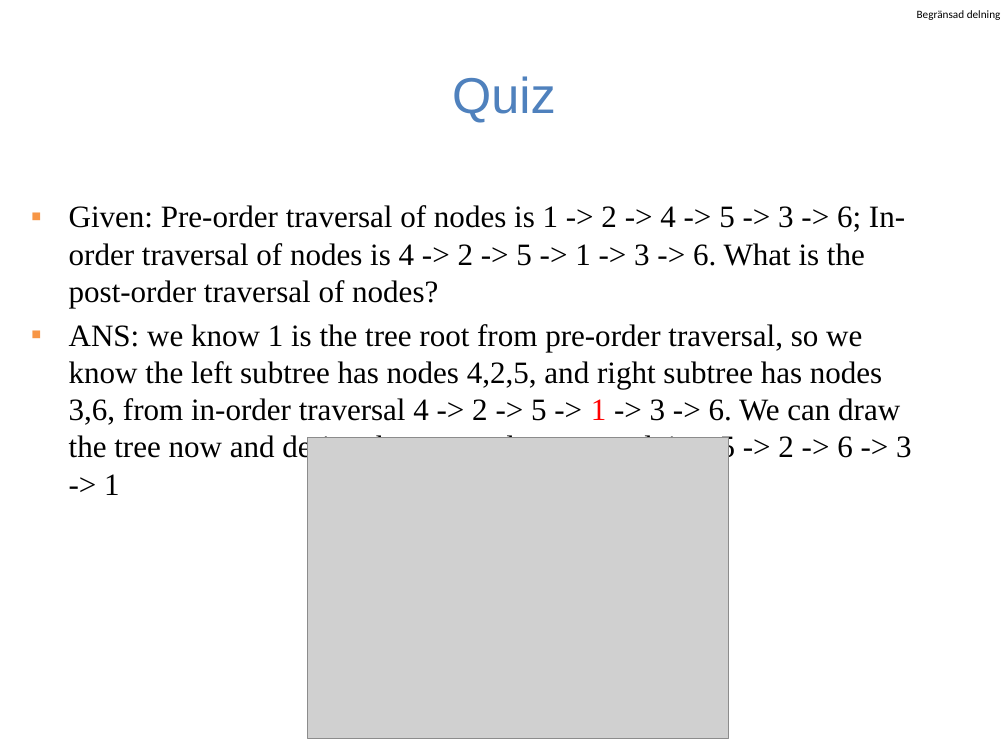
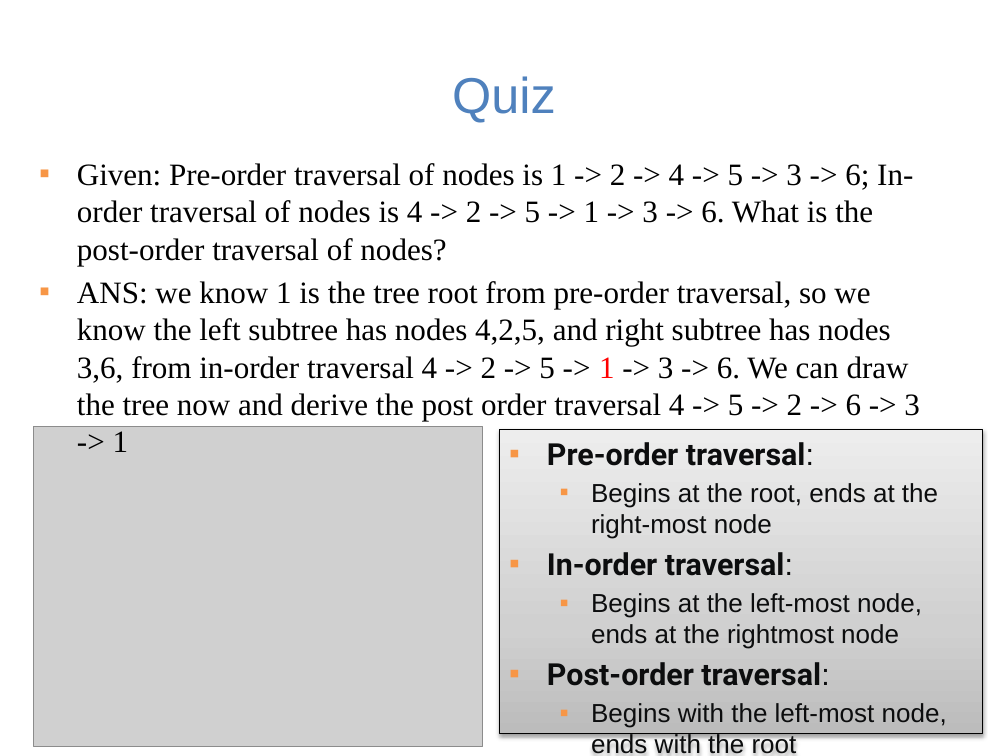
Before and after one commit to guhofstra/CSC111Fa25, a slide deck: slide 55 of PPTs/Lecture 8-binary search tree and trie.pptx (slide 53 before the commit). Drawn at 1008x756 pixels with LibreOffice and Linux fonts; fonts in the diff are those of the drawing; grey boxes stand for pictures. Boxes give left, top, right and bottom in pixels: in the first picture for what was removed or moved away, otherwise in the second. Text is boxed around its words. In the diff, an @@ line names an element or a change of style, - is before the commit and + after.

```diff
--- a/PPTs/Lecture 8-binary search tree and trie.pptx
+++ b/PPTs/Lecture 8-binary search tree and trie.pptx
@@ text removed at <box>917,10,1001,20</box> @@
-Begränsad delning
@@ text "Given: Pre-order traversal of nodes ...": place and size @@
-text "Given: Pre-order traversal of nodes ..." at <box>69,205,912,495</box>
+text "Given: Pre-order traversal of nodes ..." at <box>77,163,920,452</box>
@@ picture: place and size @@
-picture at <box>307,437,728,738</box>
+picture at <box>34,426,483,747</box>
@@ rectangle added at <box>499,429,982,733</box>, fill gradient #BDBDBD to #D1D1D1 to #EEEEEE, outline #000000 0.75 pt, 18.6 pt, text #0C0D0E @@
+▪ Pre-order traversal:
+  ▪ Begins at the root, ends at the right-most node
+▪ In-order traversal:
+  ▪ Begins at the left-most node, ends at the rightmost node
+▪ Post-order traversal:
+  ▪ Begins with the left-most node, ends with the root
```
Also in this commit, not shown: 54 other slides changed, 3 other files.
